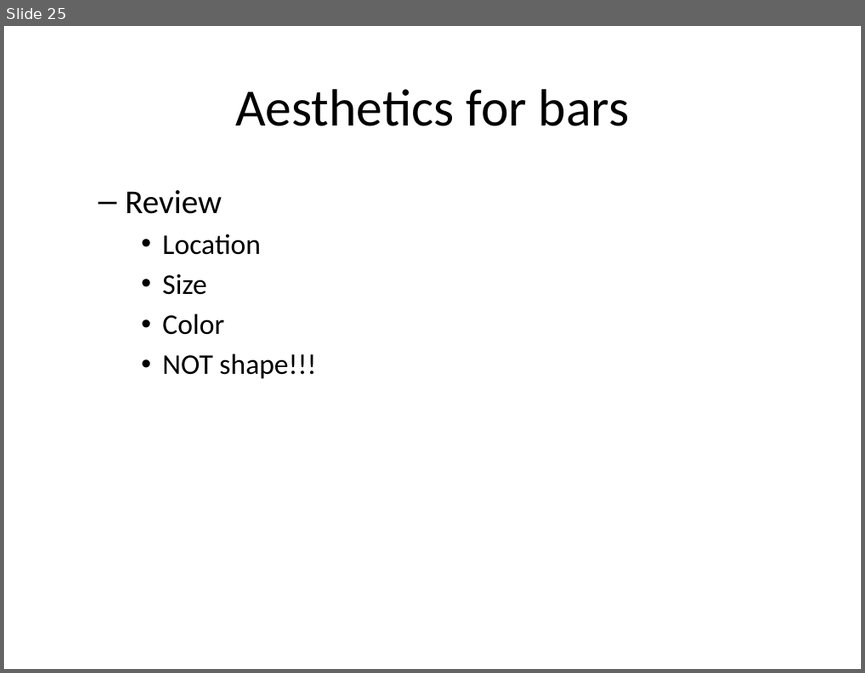
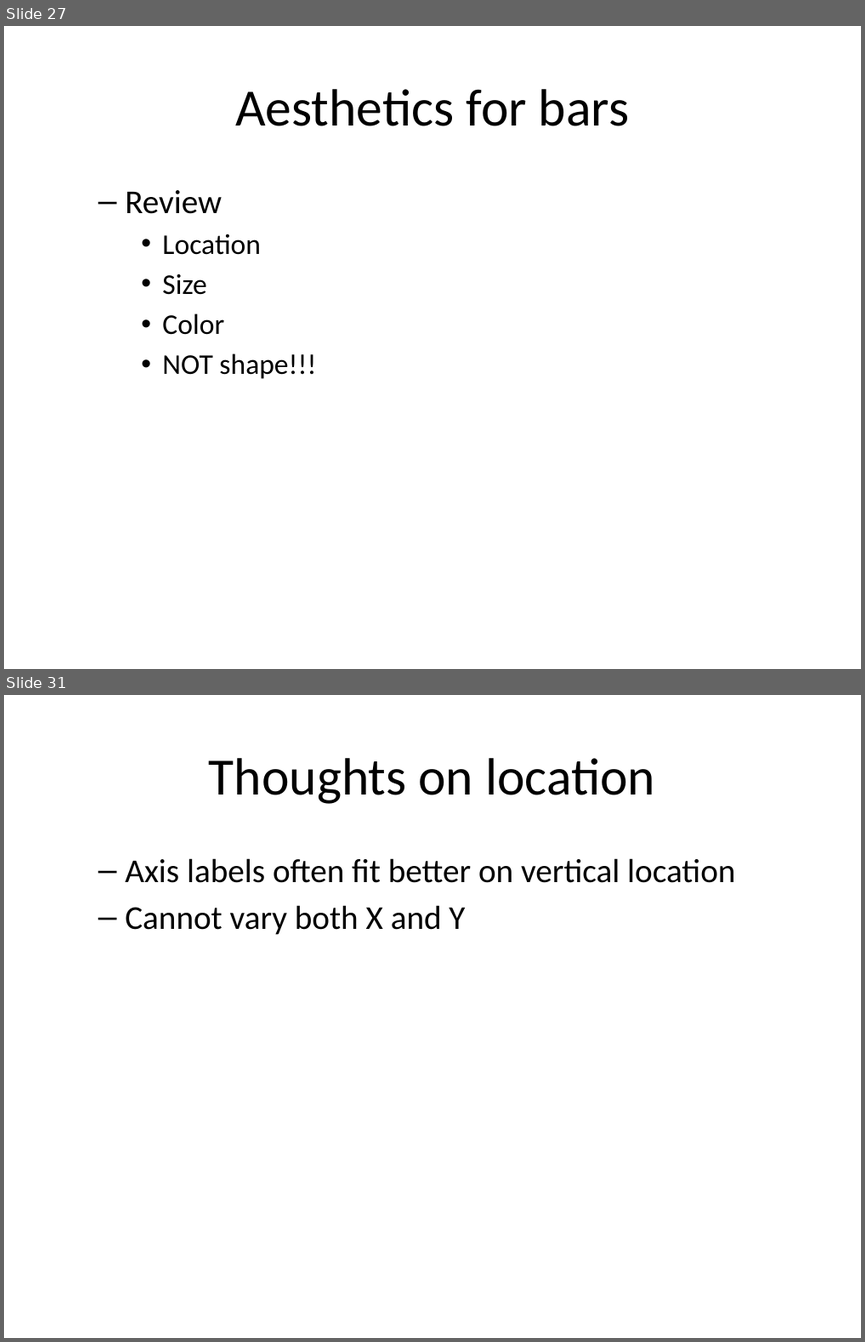
Before and after one commit to pmean/data-visualization, a slide deck: src/data-visualization-02-bars.pptx. Shown one above the other, each under a label of ours: slide 25 before the commit, slides 27 and 31 after it; the slides between them are not shown. The pictures are 865x673 and 865x1342 pixels, drawn with LibreOffice and Linux fonts; fonts in the diff are those of the drawing. Boxes give left, top, right and bottom in pixels: in the first picture for what was removed or moved away, otherwise in the second. Text is boxed around its words. In the diff, an @@ line names an element or a change of style, - is before the commit and + after.

```diff
--- a/src/data-visualization-02-bars.pptx
+++ b/src/data-visualization-02-bars.pptx
@@ slide 31 added at bbox=[4, 695, 861, 1338], background #FFFFFF @@
@@ title added at bbox=[209, 758, 655, 804], 44 pt, text #000000 @@
+Thoughts on location
@@ text added at bbox=[125, 858, 735, 935], 28 pt, text #000000 @@
+  – Axis labels often fit better on vertical location
+  – Cannot vary both X and Y
@@ what was slide 25 is now slide 27 @@
```
Also in this commit, not shown: 2 slides changed, 32 other slides added, 13 other files.
